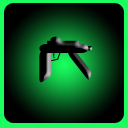
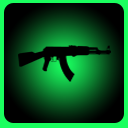
Layer changes from the first 128 x 128 image to the second:
hid "Shape 10" over [left=39, top=36, right=89, bottom=53]
hid "Shape 8", painted on it, masked it over [left=86, top=46, right=93, bottom=51]
hid "Shape 4", painted on it, masked it over [left=57, top=53, right=61, bottom=60]
hid "Shape 3", painted on it, masked it over [left=51, top=58, right=59, bottom=62]
added layer "Layer 1" above "Shape 1 copy" over [left=18, top=45, right=111, bottom=82]
hid "Shape 1 copy", painted on it, masked it over [left=68, top=46, right=92, bottom=80]
hid "Shape 1", painted on it, masked it over [left=39, top=46, right=52, bottom=83]
painted on "Widget BG", masked it over [left=4, top=3, right=124, bottom=123]
